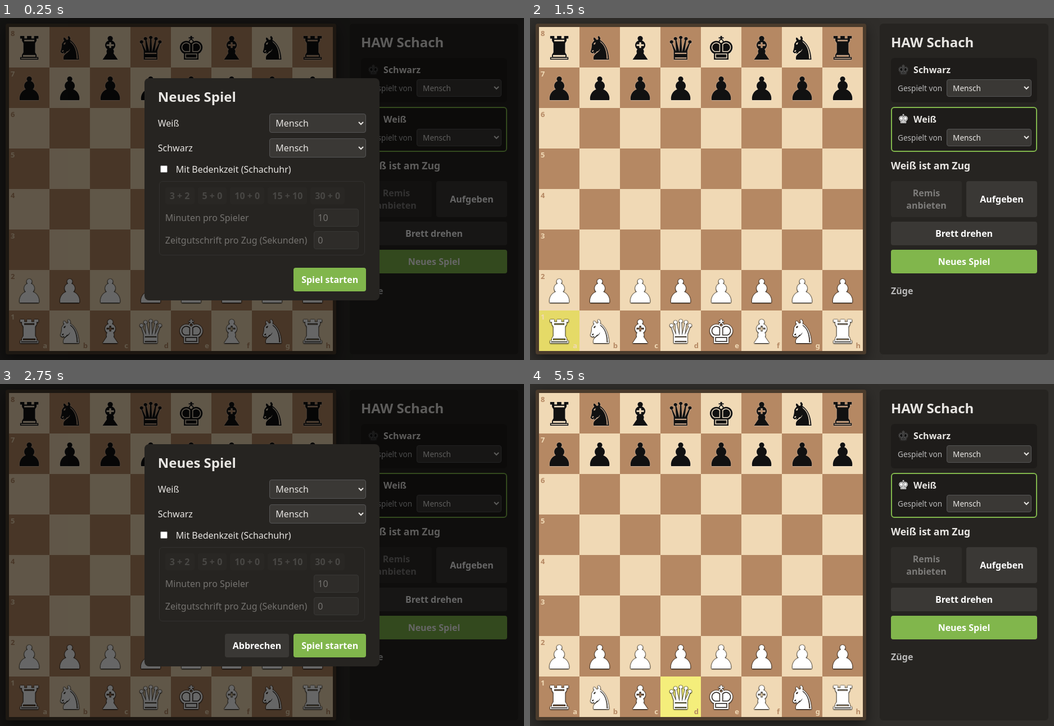
Above: before the commit, frames 1-4 (two rows, left to right).
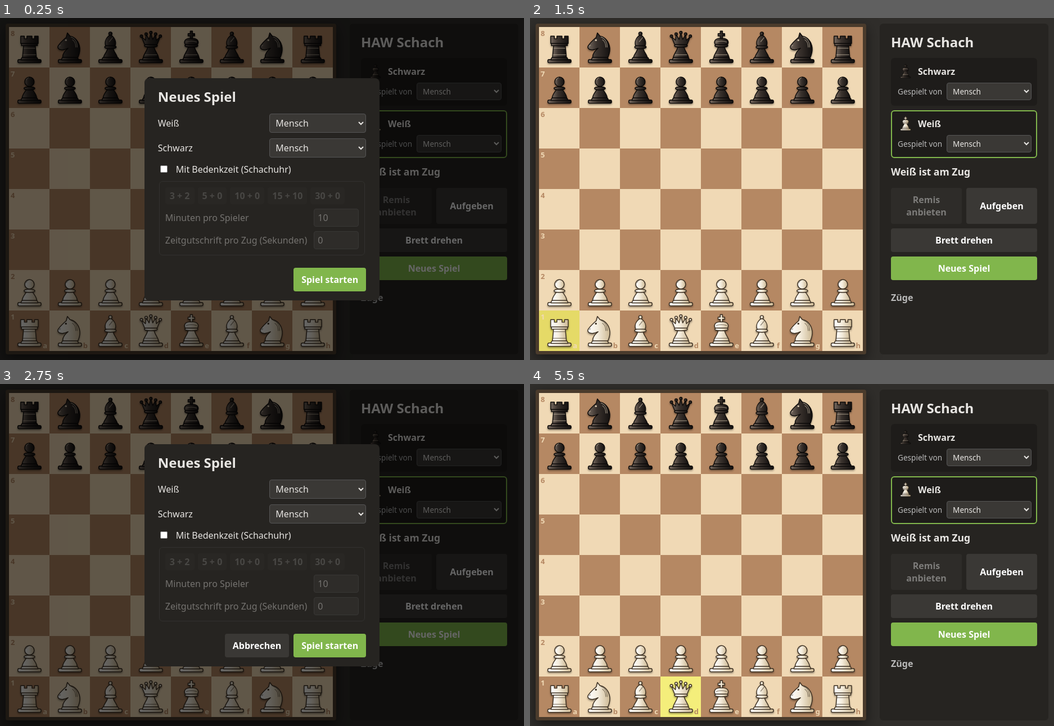
Above: after the commit, the same moments.

Repository: MS-CAL/HAW_Chess
Game: browser game, page index.html
Same seed, same stepped clock (60 frames per second), same inputs: the game is played once before the commit and once after it.
Inputs (mouse positions are in pixels of both pictures, inside the frame that each line leads up to):
- Up to frame 1 (0.25 s): no input
- Up to frame 2 (1.5 s): click "Spiel starten" at 0.27 s; tap Space at 1.1 s; click (540, 315) at 1.27 s
- Up to frame 3 (2.75 s): tap Space at 1.6, 2.1, 2.6 s; click (10, 561) at 1.87 s; click "Neues Spiel" at 2.02 s; click "5 + 0" at 2.47 s
- Up to frame 4 (5.5 s): click "Spiel starten" at 3.07 s; tap Space every 0.5 s from 3.1 to 5.1 s; click "Aufgeben" at 3.67 s; click "Aufgeben" at 4.27 s; click "Neues Spiel" at 4.52 s; click "Spiel starten" at 4.77 s; click (718, 575) at 4.87 s; click (681, 695) at 5.47 s

The runs differ from the first frame. In frame 1, 6.5% of the frame differs, in the area x 3-97%, y 3-97%; in frame 2, 12%; in frame 3, 6.5%; in frame 4, 12%.

Commit message:
Eigene SVG-Figuren statt Unicode-Schriftzeichen
Figuren im Staunton-Stil als Vektorgrafik (js/pieces.js): mit Sockel,
Farbverlauf und Zierlinien. Sie sehen auf allen Geräten gleich aus und
werden auch auf dem Brett, im Umwandlungsdialog und in der Spieleranzeige verwendet.

Co-Authored-By: Claude Opus 5.5 <noreply@anthropic.com>
Claude-Session: https://claude.ai/code/session_01UN5FzXgE2A5GthsJUq3PP8

Diff:
--- a/css/style.css
+++ b/css/style.css
@@ -91,23 +91,32 @@
 .square.light .coord { color: var(--dark); }
 .square.dark  .coord { color: var(--light); }
 
-/* ---------- Figuren ---------- */
-
-.piece {
+/* ---------- Figuren (SVG-Grafiken aus js/pieces.js) ---------- */
+
+.piece-svg {
   position: relative;
   z-index: 1;
-  font-size: calc(var(--square) * 0.8);
-  line-height: 1;
+  width: 90%;
+  height: 90%;
+  overflow: visible;
   pointer-events: none;
-}
-.piece.w {
-  color: #fff;
-  text-shadow: 0 0 2px #000, 0 0 1px #000, 0 1px 2px #000;
-}
-.piece.b {
-  color: #111;
-  text-shadow: 0 0 2px #fff6, 0 1px 1px #fff4;
-}
+  filter: drop-shadow(0 2px 1.5px rgba(0, 0, 0, 0.4));
+}
+.piece-svg .body {
+  stroke-width: 2.2;
+  stroke-linejoin: round;
+}
+.piece-svg .detail {
+  fill: none;
+  stroke-width: 2;
+  stroke-linecap: round;
+}
+.piece-svg.w .body   { fill: url(#piece-light); stroke: #3b2f22; }
+.piece-svg.w .detail { stroke: #3b2f22; opacity: 0.55; }
+.piece-svg.w .eye    { fill: #3b2f22; }
+.piece-svg.b .body   { fill: url(#piece-dark); stroke: #0b0908; }
+.piece-svg.b .detail { stroke: #d8cab2; opacity: 0.55; }
+.piece-svg.b .eye    { fill: #d8cab2; }
 
 /* ---------- Seitenleiste ---------- */
 
@@ -168,9 +177,8 @@
 .player.active { border-color: #81b64c; }
 
 .player-head { display: flex; align-items: center; gap: 8px; }
-.player-icon { font-size: 1.4rem; line-height: 1; }
-.player-icon.w { color: #fff; text-shadow: 0 0 1px #000; }
-.player-icon.b { color: #111; text-shadow: 0 0 1px #fff; }
+.player-icon { width: 28px; height: 28px; display: flex; }
+.player-icon .piece-svg { width: 100%; height: 100%; filter: none; }
 .player-name { font-weight: 600; flex: 1; }
 
 .clock {
@@ -255,6 +263,9 @@
 
 .promotion-choices { display: flex; gap: 8px; }
 .promotion-choices button {
+  display: flex;
+  align-items: center;
+  justify-content: center;
   background: var(--light);
   width: var(--square);
   height: var(--square);
--- a/index.html
+++ b/index.html
@@ -7,6 +7,22 @@
   <link rel="stylesheet" href="css/style.css">
 </head>
 <body>
+  <!-- Farbverläufe für die Figuren (werden in css/style.css verwendet) -->
+  <svg width="0" height="0" style="position:absolute" aria-hidden="true">
+    <defs>
+      <linearGradient id="piece-light" x1="0" x2="1" y1="0" y2="0">
+        <stop offset="0" stop-color="#ffffff"/>
+        <stop offset="0.45" stop-color="#f4ecdc"/>
+        <stop offset="1" stop-color="#cdb994"/>
+      </linearGradient>
+      <linearGradient id="piece-dark" x1="0" x2="1" y1="0" y2="0">
+        <stop offset="0" stop-color="#76695f"/>
+        <stop offset="0.4" stop-color="#3b332e"/>
+        <stop offset="1" stop-color="#141110"/>
+      </linearGradient>
+    </defs>
+  </svg>
+
   <main class="layout">
     <section class="board-area">
       <div id="board" class="board" aria-label="Schachbrett"></div>
@@ -18,7 +34,7 @@
       <div id="players" class="players">
         <div class="player" data-color="b">
           <div class="player-head">
-            <span class="player-icon b">♚</span>
+            <span class="player-icon" data-piece="k" data-color="b"></span>
             <span class="player-name">Schwarz</span>
             <span class="clock" hidden>--:--</span>
           </div>
@@ -28,7 +44,7 @@
         </div>
         <div class="player" data-color="w">
           <div class="player-head">
-            <span class="player-icon w">♚</span>
+            <span class="player-icon" data-piece="k" data-color="w"></span>
             <span class="player-name">Weiß</span>
             <span class="clock" hidden>--:--</span>
           </div>
@@ -106,6 +122,7 @@
   </div>
 
   <script src="js/chess.js"></script>
+  <script src="js/pieces.js"></script>
   <script src="js/engine.js"></script>
   <script src="js/main.js"></script>
 </body>
--- a/js/main.js
+++ b/js/main.js
@@ -5,9 +5,6 @@
  * Schachuhr, Remis und Aufgeben. Die Regeln stecken in chess.js, der Computergegner in engine.js.
  */
 
-// Gefüllte Schachsymbole für beide Farben; die Farbe kommt aus dem CSS.
-// ︎ verhindert, dass manche Systeme die Bauern als bunte Emojis darstellen.
-const GLYPHS = { k: '♚', q: '♛', r: '♜', b: '♝', n: '♞', p: '♟︎' };
 const NAMES = { w: 'Weiß', b: 'Schwarz' };
 const COLORS = ['w', 'b'];
 const MIN_AI_DELAY = 400;   // ms – damit man die Computerzüge mitverfolgen kann
@@ -236,12 +233,7 @@
       if (row === 7) sq.appendChild(coord('file', 'abcdefgh'[c]));
 
       const piece = game.pieceAt(r, c);
-      if (piece) {
-        const p = document.createElement('span');
-        p.className = 'piece ' + piece.color;
-        p.textContent = GLYPHS[piece.type];
-        sq.appendChild(p);
-      }
+      if (piece) sq.insertAdjacentHTML('beforeend', pieceSvg(piece.type, piece.color));
       boardEl.appendChild(sq);
     }
   }
@@ -356,7 +348,7 @@
     for (const type of ['q', 'r', 'b', 'n']) {
       const btn = document.createElement('button');
       btn.type = 'button';
-      btn.innerHTML = `<span class="piece ${color}">${GLYPHS[type]}</span>`;
+      btn.innerHTML = pieceSvg(type, color);
       btn.addEventListener('click', () => {
         $('promotion').hidden = true;
         resolve(type);
@@ -501,5 +493,9 @@
 
 $('new-game').addEventListener('click', () => openSetup(true));
 
+document.querySelectorAll('[data-piece]').forEach((el) => {
+  el.innerHTML = pieceSvg(el.dataset.piece, el.dataset.color);
+});
+
 render();
 openSetup(false);
--- /dev/null
+++ b/js/pieces.js
@@ -0,0 +1,70 @@
+'use strict';
+
+/*
+ * Eigene Figurengrafiken als SVG (Vektorgrafik, skaliert ohne Unschärfe).
+ * Alle Figuren sind auf einer 100×100-Fläche gezeichnet und teilen sich Sockel und Stil:
+ *   class="body"   – Hauptform, gefüllt mit einem Farbverlauf (hell bzw. dunkel, siehe style.css)
+ *   class="detail" – Zierlinien (Ringe, Augen, Mähne)
+ * Die Farbverläufe sind einmalig in index.html definiert.
+ */
+
+const PIECE_BASE = `
+  <path class="body" d="M22 92h56a4 4 0 0 0 4-4v-1a4 4 0 0 0-4-4H22a4 4 0 0 0-4 4v1a4 4 0 0 0 4 4z"/>
+  <path class="body" d="M27 84h46c0-4-2-7-6-7H33c-4 0-6 3-6 7z"/>`;
+
+const PIECE_SHAPES = {
+  // Bauer: Kugelkopf auf schlankem Hals
+  p: `
+    <path class="body" d="M30 77c1-11 9-17 13-25h14c4 8 12 14 13 25z"/>
+    <ellipse class="body" cx="50" cy="51" rx="15" ry="4.5"/>
+    <circle class="body" cx="50" cy="33" r="13"/>
+    <path class="detail" d="M41 28a10 10 0 0 1 6-6"/>`,
+
+  // Turm: Festungsturm mit Zinnen
+  r: `
+    <path class="body" d="M31 77l3-33h32l3 33z"/>
+    <path class="body" d="M28 45h44v-6H28z"/>
+    <path class="body" d="M26 39V19h10v7h7v-7h14v7h7v-7h10v20z"/>
+    <path class="detail" d="M33 70h34M35 52h30"/>`,
+
+  // Springer: Pferdekopf mit Mähne
+  n: `
+    <path class="body" d="M30 77c0-12 8-19 15-25-6 3-14 6-21 4-6-1-9-6-6-11 6-9 15-17 22-23l3-12 7 9c14 2 25 15 27 32 1 10-2 19-5 26z"/>
+    <path class="detail" d="M53 21c11 4 17 15 17 28M57 29c7 4 9 12 9 20"/>
+    <circle class="eye" cx="39" cy="30" r="2.6"/>
+    <path class="detail" d="M21 46l3-2"/>`,
+
+  // Läufer: Mitra mit Kerbe und Kugel
+  b: `
+    <path class="body" d="M31 77c3-11 11-16 12-27h14c1 11 9 16 12 27z"/>
+    <ellipse class="body" cx="50" cy="49" rx="16" ry="4.5"/>
+    <path class="body" d="M50 15c-11 7-17 18-13 30h26c4-12-2-23-13-30z"/>
+    <circle class="body" cx="50" cy="12" r="4.5"/>
+    <path class="detail" d="M56 23l-9 11"/>`,
+
+  // Dame: Krone mit fünf Zacken und Kugeln
+  q: `
+    <path class="body" d="M29 77c3-12 11-18 13-31h16c2 13 10 19 13 31z"/>
+    <ellipse class="body" cx="50" cy="45" rx="18" ry="4.5"/>
+    <path class="body" d="M33 42l-9-22 11 10 2-16 8 14 5-18 5 18 8-14 2 16 11-10-9 22z"/>
+    <circle class="body" cx="24" cy="19" r="3.5"/>
+    <circle class="body" cx="37" cy="13" r="3.5"/>
+    <circle class="body" cx="50" cy="9" r="3.5"/>
+    <circle class="body" cx="63" cy="13" r="3.5"/>
+    <circle class="body" cx="76" cy="19" r="3.5"/>
+    <path class="detail" d="M34 70h32"/>`,
+
+  // König: Kronenkelch mit Kreuz
+  k: `
+    <path class="body" d="M29 77c3-12 11-18 13-31h16c2 13 10 19 13 31z"/>
+    <ellipse class="body" cx="50" cy="45" rx="18" ry="4.5"/>
+    <path class="body" d="M33 42c-5-10 1-18 17-17 16-1 22 7 17 17z"/>
+    <path class="body" d="M47 25v-7h-6v-6h6V5h6v7h6v6h-6v7z"/>
+    <path class="detail" d="M36 35c9-3 19-3 28 0M34 70h32"/>`,
+};
+
+/** Liefert das SVG-Markup einer Figur, z. B. pieceSvg('n', 'w'). */
+function pieceSvg(type, color) {
+  return `<svg class="piece-svg ${color}" viewBox="0 0 100 100" aria-hidden="true">`
+    + PIECE_BASE + PIECE_SHAPES[type] + '</svg>';
+}
